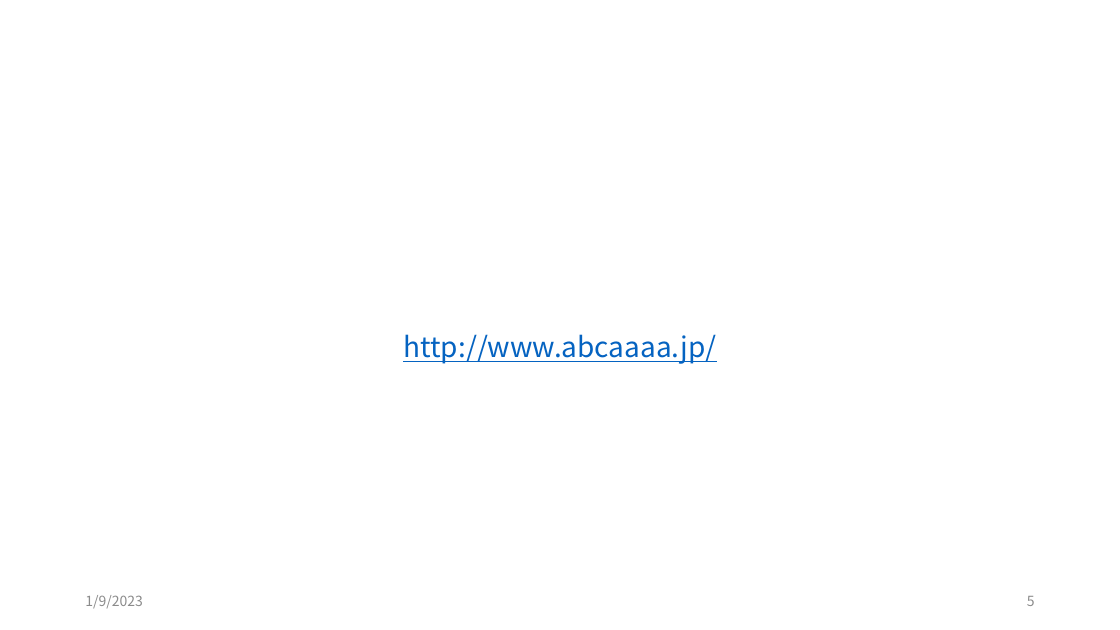
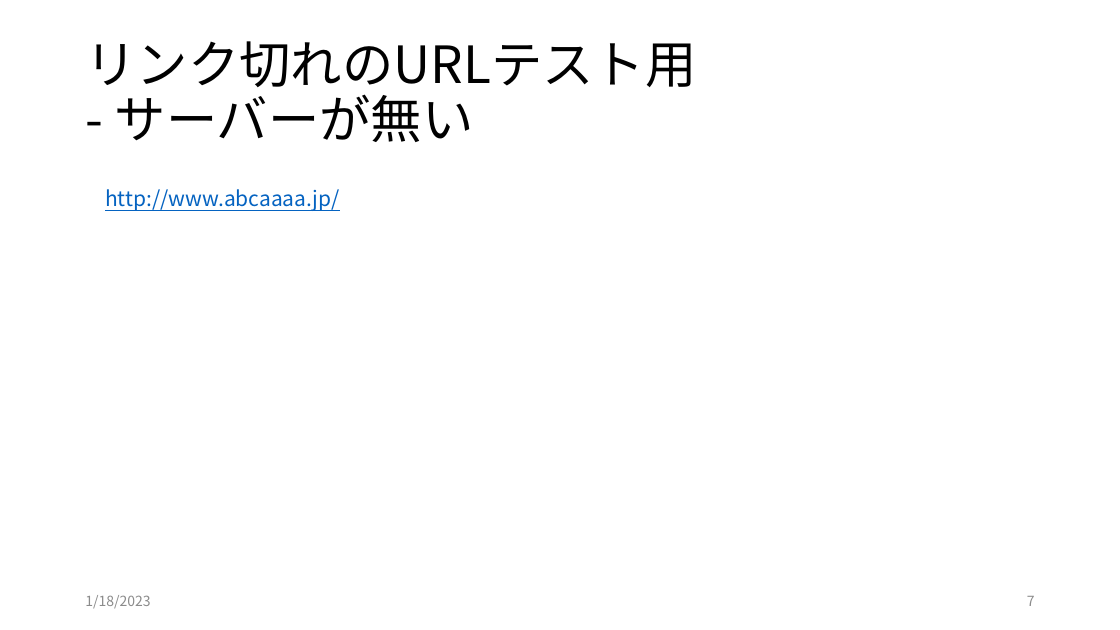
Before and after one commit to taizod1024/ppt-align-grid-addin, a slide deck: slide 7 of src/ppt-align-grid.pptm (slide 5 before the commit). Drawn at 1120x630 pixels with LibreOffice and Linux fonts; fonts in the diff are those of the drawing. Boxes give left, top, right and bottom in pixels: in the first picture for what was removed or moved away, otherwise in the second. Text is boxed around its words. In the diff, an @@ line names an element or a change of style, - is before the commit and + after.

Commit message:
リンク切れURLで同じURLなら置換する #12 リンク切れURLで次のスライドから検索する #13 リンク切れURLで同じURLなら置換する #14

```diff
--- a/src/ppt-align-grid.pptm
+++ b/src/ppt-align-grid.pptm
@@ title added at box(85, 41, 696, 142), 44 pt, text #000000 @@
+リンク切れのURLテスト用
+- サーバーが無い
@@ text "http://www.abcaaaa.jp/": place and size @@
-text "http://www.abcaaaa.jp/" at box(403, 334, 716, 364)
+text "http://www.abcaaaa.jp/" at box(105, 189, 340, 211)
@@ text "http://www.abcaaaa.jp/" at box(105, 189, 340, 211): size 24 to 18 pt; alignment centre to left; line spacing 0.9 to 1; less space between paragraphs @@
@@ text at box(85, 595, 150, 609): text changed @@
-1/9/2023
+1/18/2023
@@ page number at box(1027, 596, 1035, 606): text changed @@
-5
+7
```
Also in this commit, not shown: 6 slides added, 7 slides removed, 2 other files.
